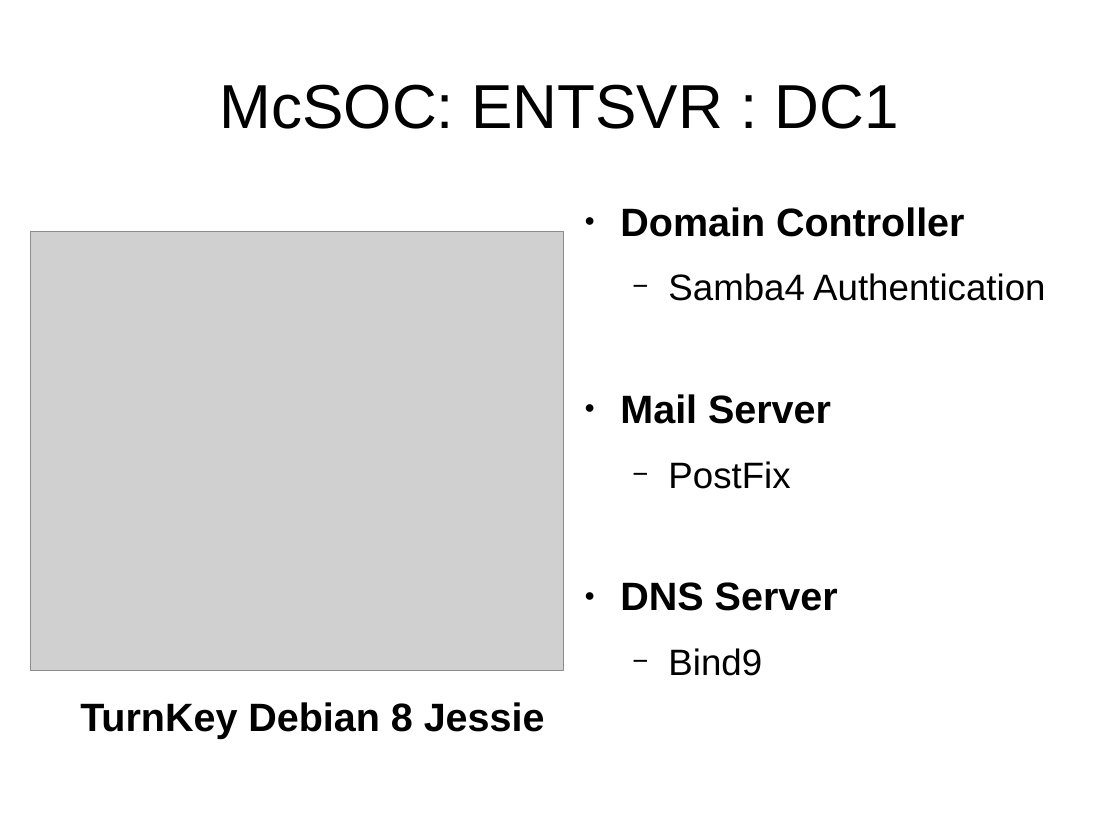
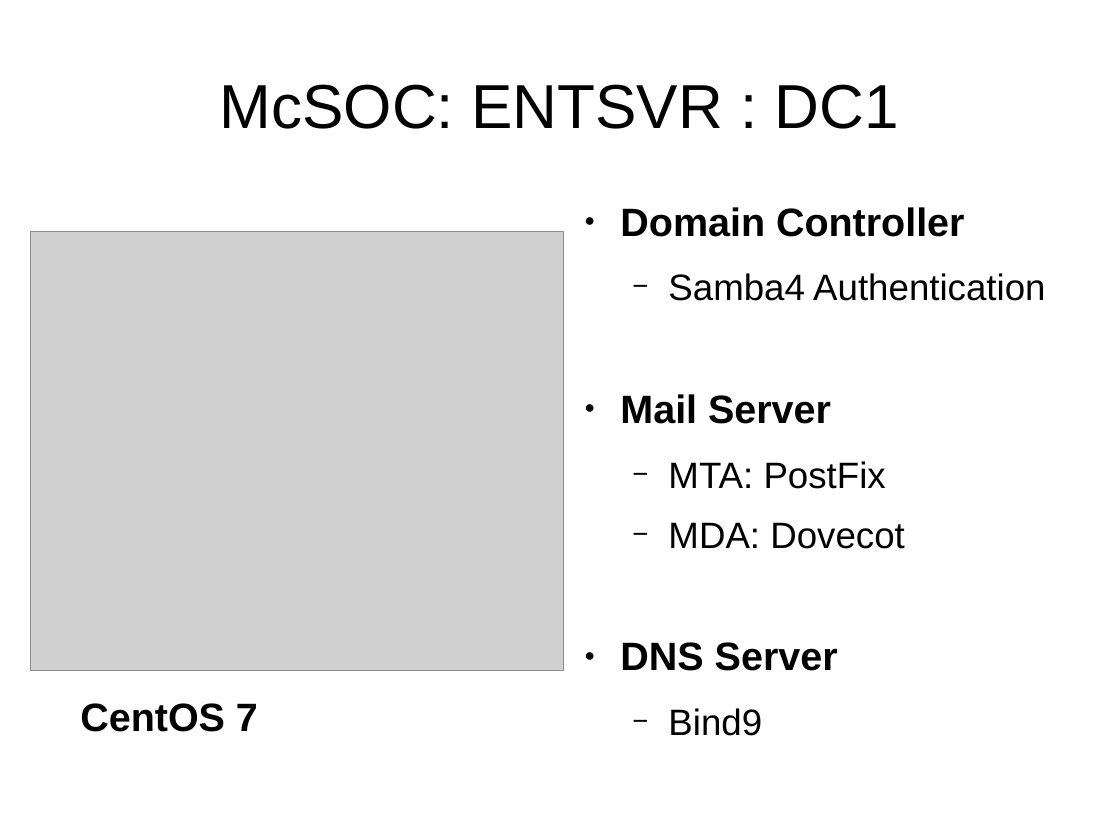
Before and after one commit to cyberxml/mcsoc, a slide deck: slide 15 of docs/McSOC Presentation.odp (slide 12 before the commit). Drawn at 1120x840 pixels with LibreOffice and Linux fonts; fonts in the diff are those of the drawing; grey boxes stand for pictures. Boxes give left, top, right and bottom in pixels: in the first picture for what was removed or moved away, otherwise in the second. Text is boxed around its words. In the diff, an @@ line names an element or a change of style, - is before the commit and + after.

Commit message:
presentation update

```diff
--- a/docs/McSOC Presentation.odp
+++ b/docs/McSOC Presentation.odp
@@ text at <box>668,461,905,549</box>: text changed @@
-  − PostFix
+  − MTA: PostFix
+  − MDA: Dovecot
@@ text removed at <box>80,702,545,739</box> @@
-TurnKey Debian 8 Jessie
@@ text added at <box>80,703,258,732</box>, 28 pt, text #000000, bold @@
+CentOS 7
```
Also in this commit, not shown: 2 other slides changed, 4 slides added, 2 other files.
